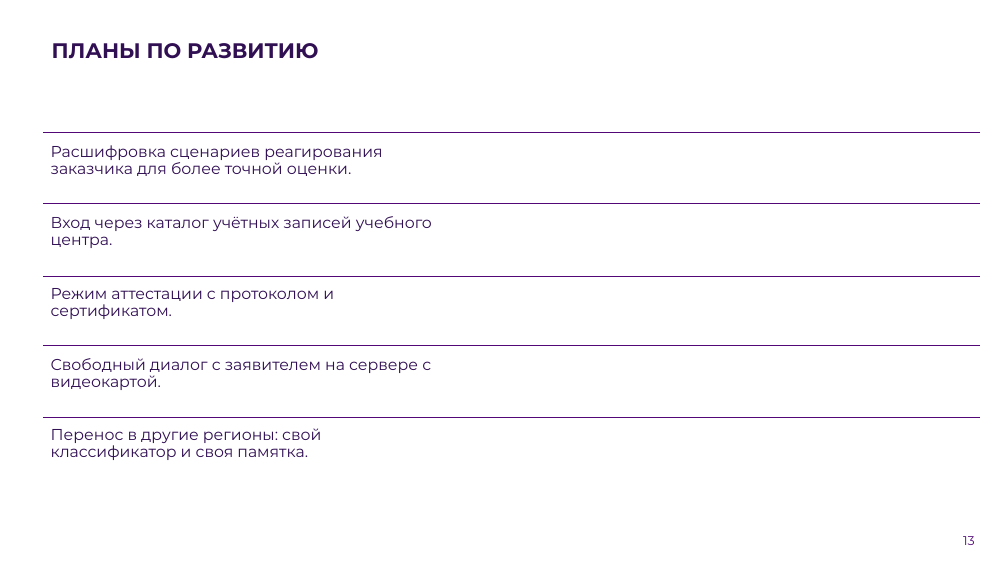
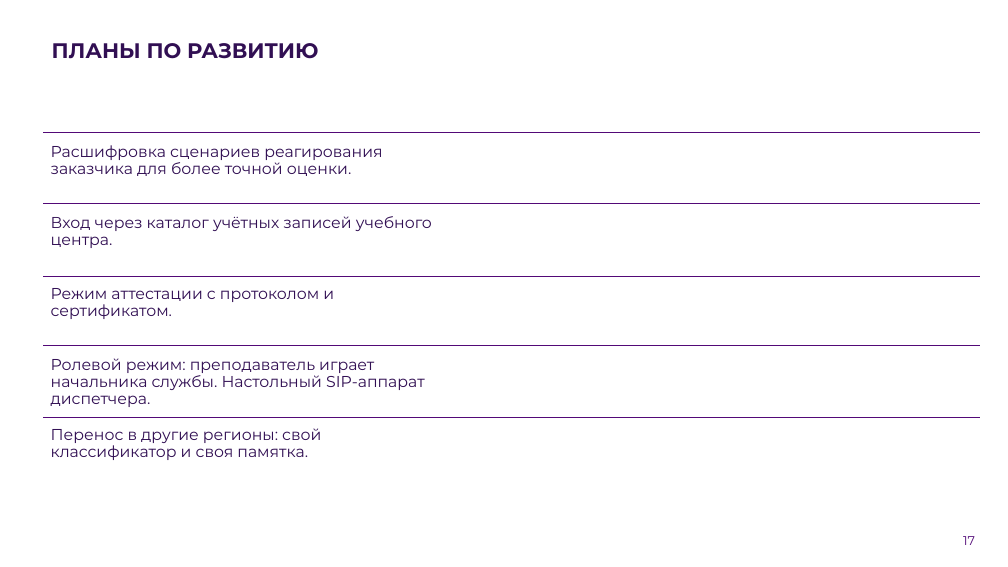
Before and after one commit to Vadik145-beep/lct-112-simulator, a slide deck: slide 17 of docs/presentation/ЛЦТ2026_Ультратех_задача9.pptx (slide 13 before the commit). Drawn at 1008x567 pixels with LibreOffice and Linux fonts; fonts in the diff are those of the drawing; background and template pictures are left out. Boxes give left, top, right and bottom in pixels: in the first picture for what was removed or moved away, otherwise in the second. Text is boxed around its words. In the diff, an @@ line names an element or a change of style, - is before the commit and + after.

Commit message:
docs: презентация финала, версия 20.10 (#268)
Переработана под рекомендации заказчика от 16.10: убран режим оператора 112,
добавлены слайды про виртуальный телефон, формирование заданий ИИ и два слайда
«Рекомендации заказчика: что сделано». Обязательные слайды шаблона сохранены.
Обновлены «Где посмотреть», «Что проверено», «Планы», описание решения.

```diff
--- a/docs/presentation/ЛЦТ2026_Ультратех_задача9.pptx
+++ b/docs/presentation/ЛЦТ2026_Ультратех_задача9.pptx
@@ text at bbox=[51, 358, 425, 407]: text changed @@
-Свободный диалог с заявителем на сервере с видеокартой.
+Ролевой режим: преподаватель играет начальника службы. Настольный SIP-аппарат диспетчера.
@@ page number at bbox=[963, 536, 975, 545]: text changed @@
-13
+17
```
Also in this commit, not shown: 9 other slides changed, 4 slides added, 1 other file.
